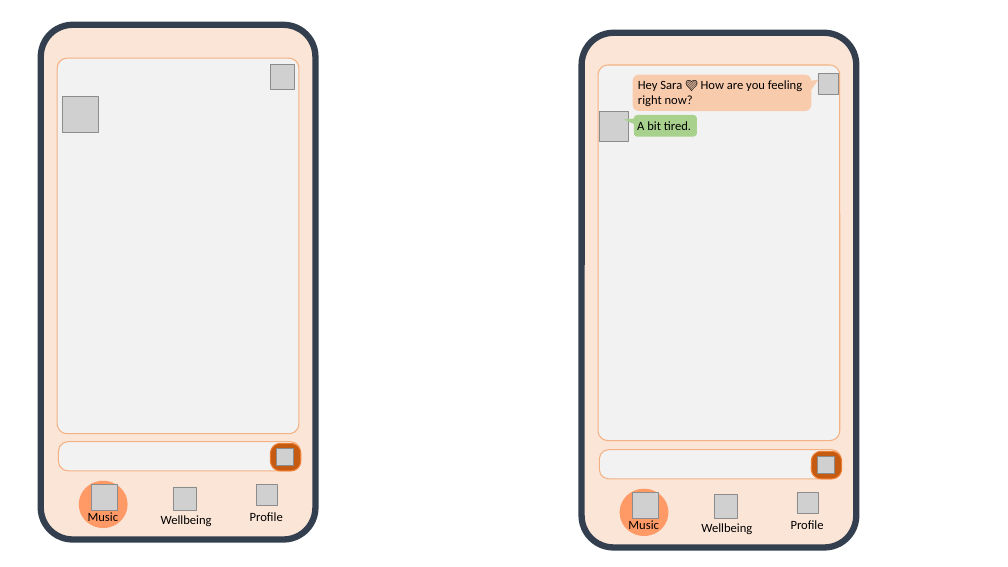
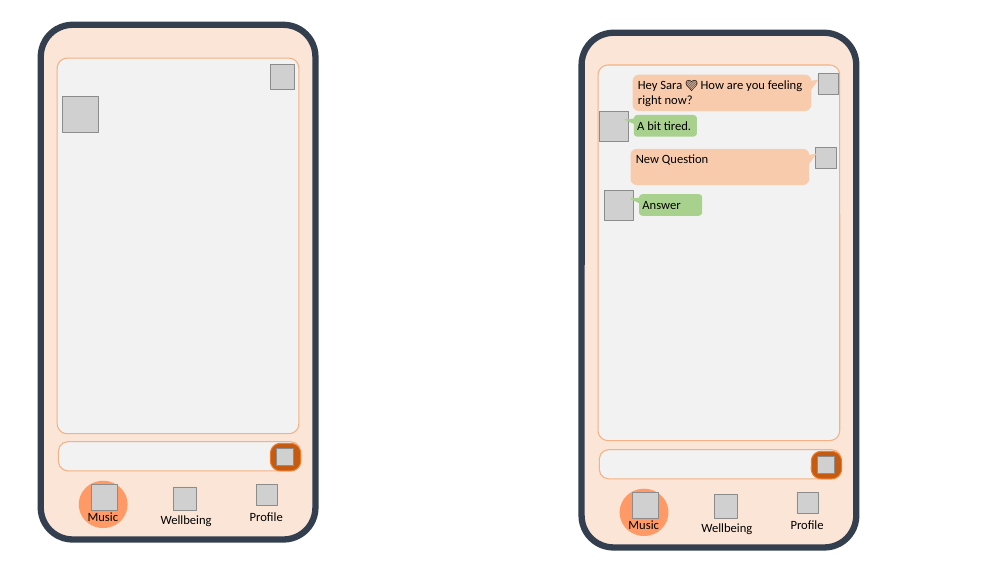
Before and after one commit to anodiamadmin/RedDust, a slide deck: slide 5 of Docs/HighLevelDesign.pptx (slide 3 before the commit). Drawn at 1008x567 pixels with LibreOffice and Linux fonts; fonts in the diff are those of the drawing; grey boxes stand for pictures. Boxes give left, top, right and bottom in pixels: in the first picture for what was removed or moved away, otherwise in the second. Text is boxed around its words. In the diff, an @@ line names an element or a change of style, - is before the commit and + after.

```diff
--- a/Docs/HighLevelDesign.pptx
+++ b/Docs/HighLevelDesign.pptx
@@ rounded speech box added at <box>631,149,809,185</box>, fill #F8CBAD @@
@@ picture added at <box>816,148,836,169</box> @@
@@ text added at <box>636,154,708,165</box>, 12 pt, text #000000 @@
+New Question
@@ picture added at <box>604,191,634,220</box> @@
@@ ellipse added at <box>605,193,632,219</box>, fill #FF9966 @@
@@ rounded speech box added at <box>639,194,703,216</box>, fill #A9D18E @@
@@ text added at <box>642,201,680,209</box>, 12 pt, text #000000 @@
+Answer
```
Also in this commit, not shown: 3 slides added, 15 other files.
